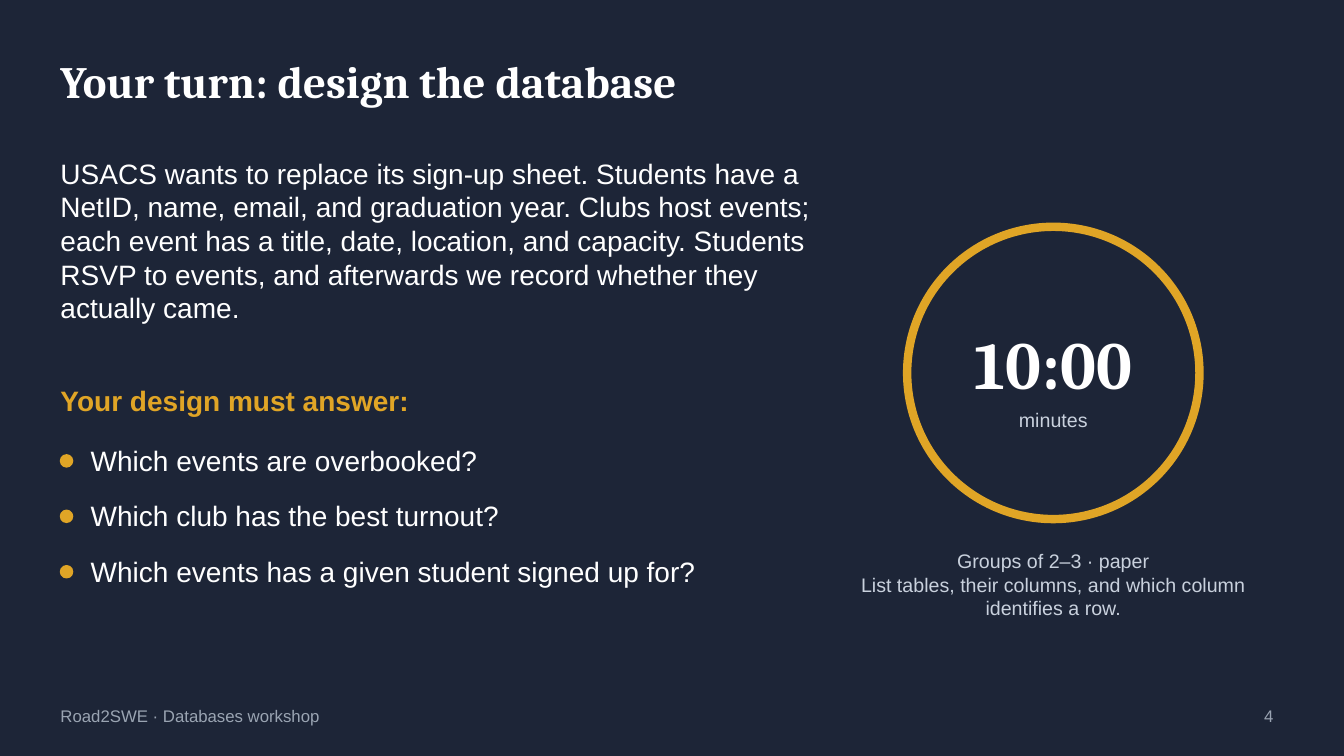
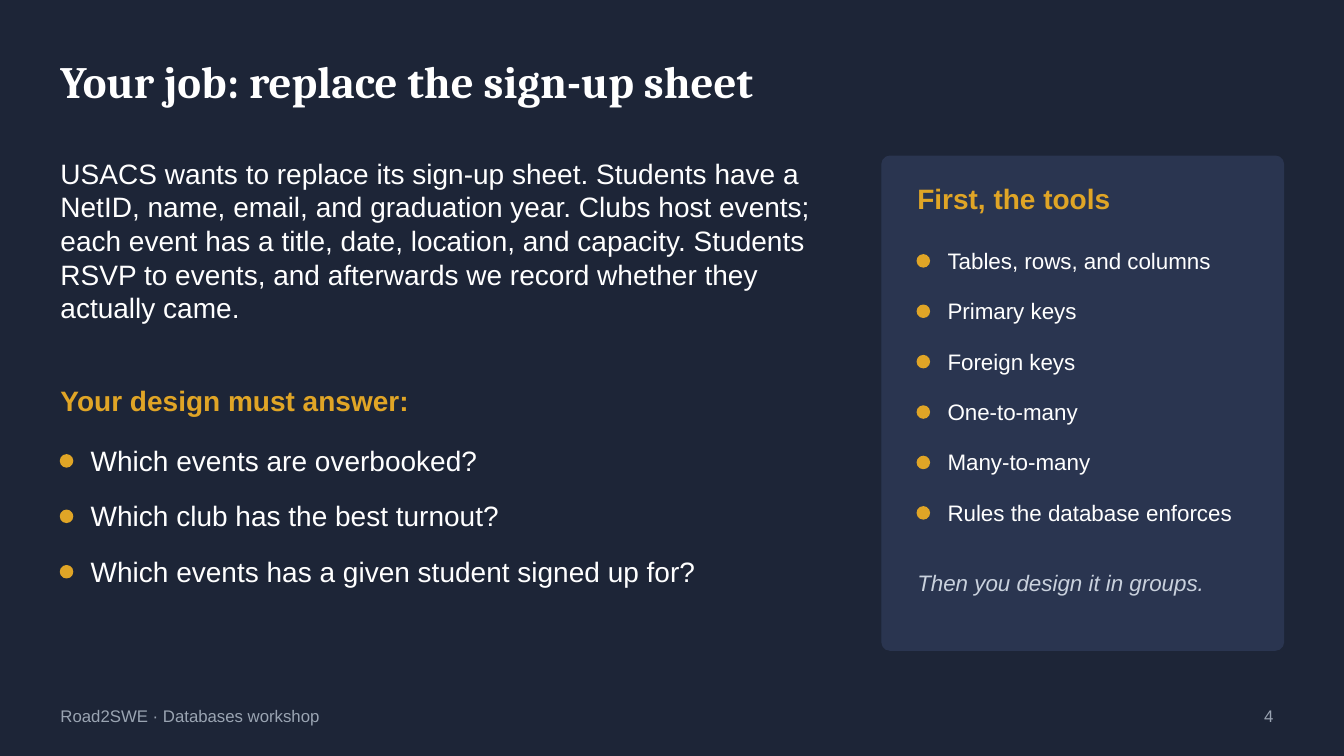
Before and after one commit to Trian27/RTSWEDatabasesWorkshop, a slide deck: slide 4 of slides/databases-workshop.pptx. Drawn at 1344x756 pixels with LibreOffice and Linux fonts; fonts in the diff are those of the drawing. Boxes give left, top, right and bottom in pixels: in the first picture for what was removed or moved away, otherwise in the second. Text is boxed around its words. In the diff, an @@ line names an element or a change of style, - is before the commit and + after.

```diff
--- a/slides/databases-workshop.pptx
+++ b/slides/databases-workshop.pptx
@@ title at (60, 67, 753, 108): text changed @@
-Your turn: design the database
+Your job: replace the sign-up sheet
@@ rounded rectangle: place and size @@
-rounded rectangle at (907, 227, 1200, 519)
+rounded rectangle at (882, 156, 1284, 650)
@@ rounded rectangle at (882, 156, 1284, 650): ellipse to rounded rectangle; fill #1D2537 to #2A3550; outline #E0A526 6 pt to #2A3550 1 pt @@
@@ text added at (917, 188, 1110, 214), 20 pt, text #E0A526, bold @@
+First, the tools
@@ ellipse added at (918, 255, 930, 267), fill #E0A526, outline #E0A526 1 pt @@
@@ text at (948, 252, 1210, 272): text changed; size 14 to 16 pt; text colour #C9D1DD to #FFFFFF @@
-Groups of 2–3 · paper
-List tables, their columns, and which column identifies a row.
+Tables, rows, and columns
@@ ellipse added at (918, 306, 930, 318), fill #E0A526, outline #E0A526 1 pt @@
@@ text added at (948, 302, 1077, 324), 16 pt, text #FFFFFF @@
+Primary keys
@@ ellipse added at (918, 356, 930, 368), fill #E0A526, outline #E0A526 1 pt @@
@@ text added at (948, 353, 1075, 375), 16 pt, text #FFFFFF @@
+Foreign keys
@@ text removed at (975, 343, 1132, 390) @@
-10:00
@@ ellipse added at (918, 406, 930, 418), fill #E0A526, outline #E0A526 1 pt @@
@@ text added at (948, 404, 1078, 425), 16 pt, text #FFFFFF @@
+One-to-many
@@ text removed at (1019, 413, 1088, 427) @@
-minutes
@@ ellipse added at (918, 457, 930, 469), fill #E0A526, outline #E0A526 1 pt @@
@@ text added at (948, 454, 1091, 475), 16 pt, text #FFFFFF @@
+Many-to-many
@@ ellipse added at (918, 507, 930, 519), fill #E0A526, outline #E0A526 1 pt @@
@@ text added at (948, 504, 1232, 522), 16 pt, text #FFFFFF @@
+Rules the database enforces
@@ text added at (917, 575, 1203, 596), 16 pt, text #C9D1DD, italic @@
+Then you design it in groups.
```
Also in this commit, not shown: 3 other slides changed, 6 slides added, 1 slide removed, 4 other files.
